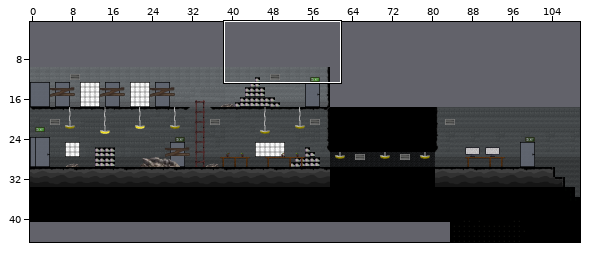
Level history. Tiled map (JSON): src/assets/maps/carte_recto.json. Above: a wide view before the commit, with the close-up outlined.
Close-up. Before the commit:
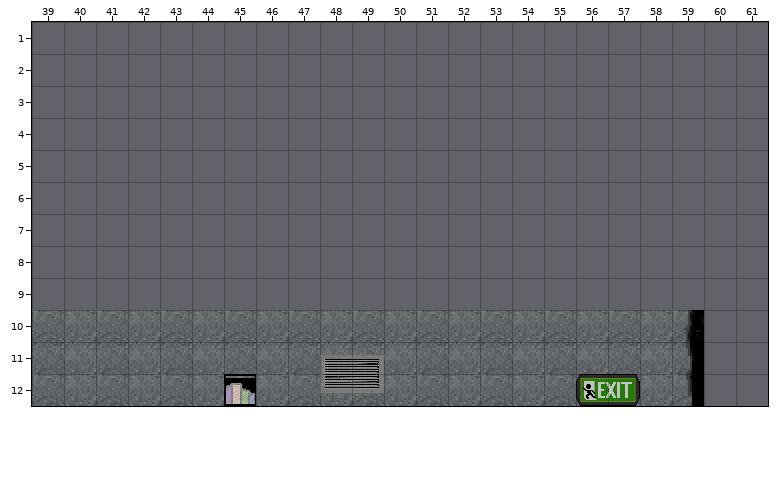
Cells are 32x32 px. Shown: x 39..61, y 1..12. The commit also changed other parts of the map, which this record leaves out.
The same view after the edit:
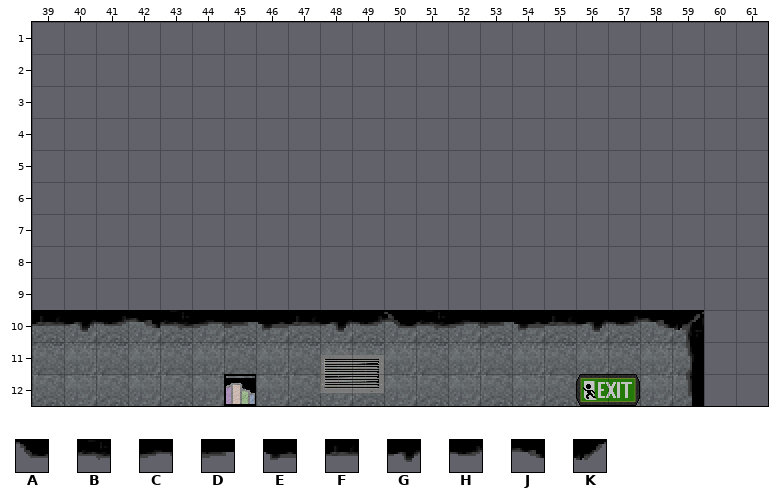
Key: from "tileset_image": A 350, B 351, C 352, D 353, E 354, F 355, G 356, H 357, J 358, K 359.
_ is an empty cell.
Change:
Layer "platform_layer":
Tile B now appears in row 10 at x 43 and 51.
Tile C now appears in row 10 at x 44 and 52.
Tile D now appears in row 10 at x 45 and 53.
Tile E now appears in row 10 at x 46 and 54.
Tile F now appears in row 10 at x 39, 47 and 55.
Tile G now appears in row 10 at x 40, 48 and 56.
Tile H now appears in row 10 at x 41, 49 and 57.
Tile J now appears in row 10 at x 42, 50 and 58.
Layer "decoration_back_layer":
Tile A now appears in row 10 at x 50.
Tile B now appears in row 10 at x 51.
Tile C now appears in row 10 at x 52.
Tile D now appears in row 10 at x 53.
Tile E now appears in row 10 at x 54.
Tile F now appears in row 10 at x 55.
Tile G now appears in row 10 at x 56.
Tile H now appears in row 10 at x 57.
Tile J now appears in row 10 at x 58.
Tile K now appears in row 10 at x 59.
Pixel boxes of the changes (left, top, right, bottom) in both close-ups:
added: (32, 310, 704, 332)
